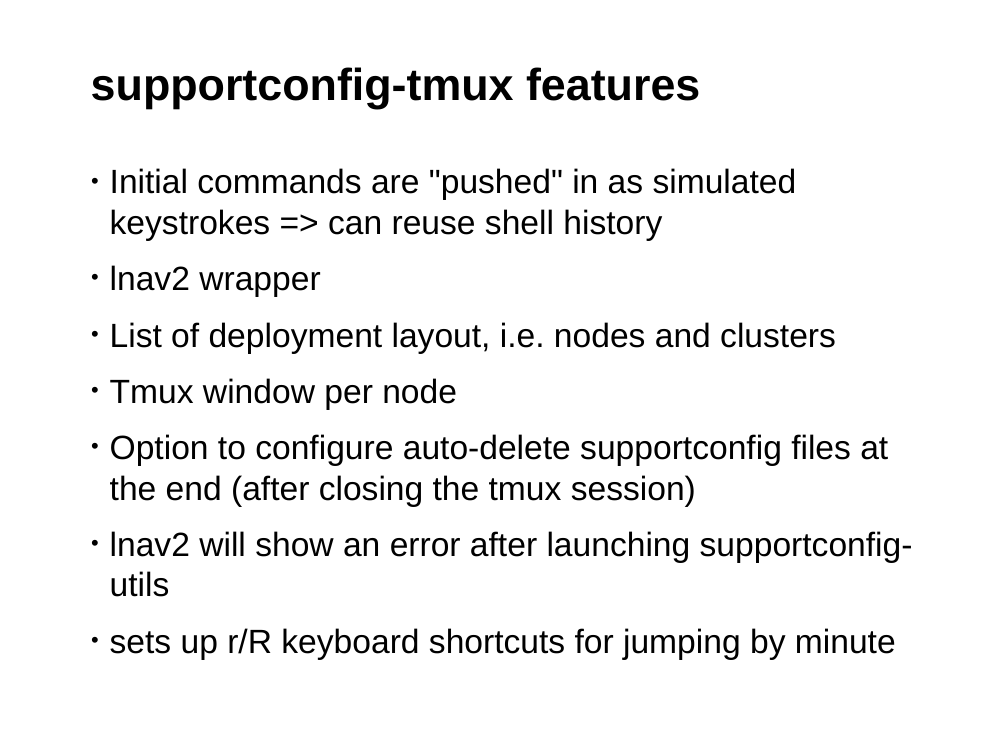
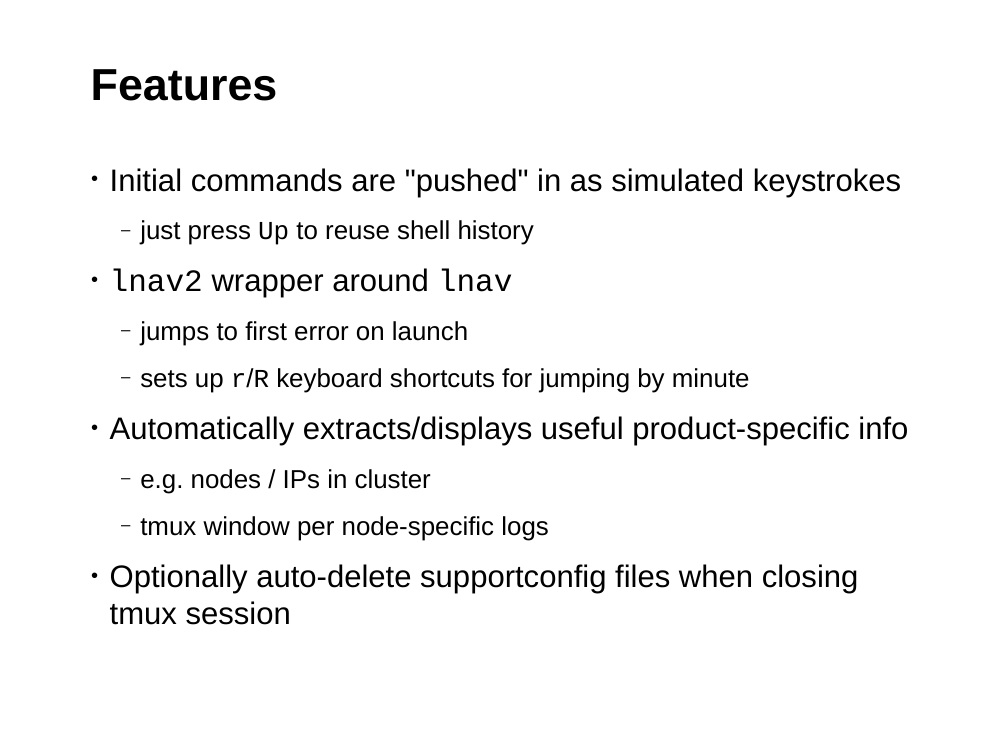
Before and after one commit to sayalilunkad/supportconfig-utils-slides, a slide deck: slide 11 of presentation.odp (slide 9 before the commit). Drawn at 1008x756 pixels with LibreOffice and Linux fonts; fonts in the diff are those of the drawing; background and template pictures are left out. Boxes give left, top, right and bottom in pixels: in the first picture for what was removed or moved away, otherwise in the second. Text is boxed around its words. In the diff, an @@ line names an element or a change of style, - is before the commit and + after.

```diff
--- a/presentation.odp
+++ b/presentation.odp
@@ title at (91, 69, 278, 101): text changed @@
-supportconfig-tmux features
+Features
@@ text at (110, 168, 901, 346): text changed; size 24 to 22.2 pt @@
-• Initial commands are "pushed" in as simulated keystrokes => can reuse shell history
-• lnav2 wrapper
-• List of deployment layout, i.e. nodes and clusters
-• Tmux window per node
-• Option to configure auto-delete supportconfig files at the end (after closing the tmux session)
-• lnav2 will show an error after launching supportconfig-utils
+• Initial commands are "pushed" in as simulated keystrokes
+  ‒ just press Up to reuse shell history
+• lnav2 wrapper around lnav
+  ‒ jumps to first error on launch
@@ text at (140, 368, 750, 393): size 24 to 18.5 pt in "sets up r/R keyboard shortcuts for jumping ..."; font Arial to Courier New in "r/R"; bullet • to ‒; list level 1 to 2 in "sets up r/R keyboard shortcuts ..." @@
@@ text at (110, 416, 908, 593): paragraphs added @@
+• Automatically extracts/displays useful product-specific info
+  ‒ e.g. nodes / IPs in cluster
+  ‒ tmux window per node-specific logs
+• Optionally auto-delete supportconfig files when closing tmux session
```
Also in this commit, not shown: 6 other slides changed, 5 slides added, 2 slides removed, 2 other files.
